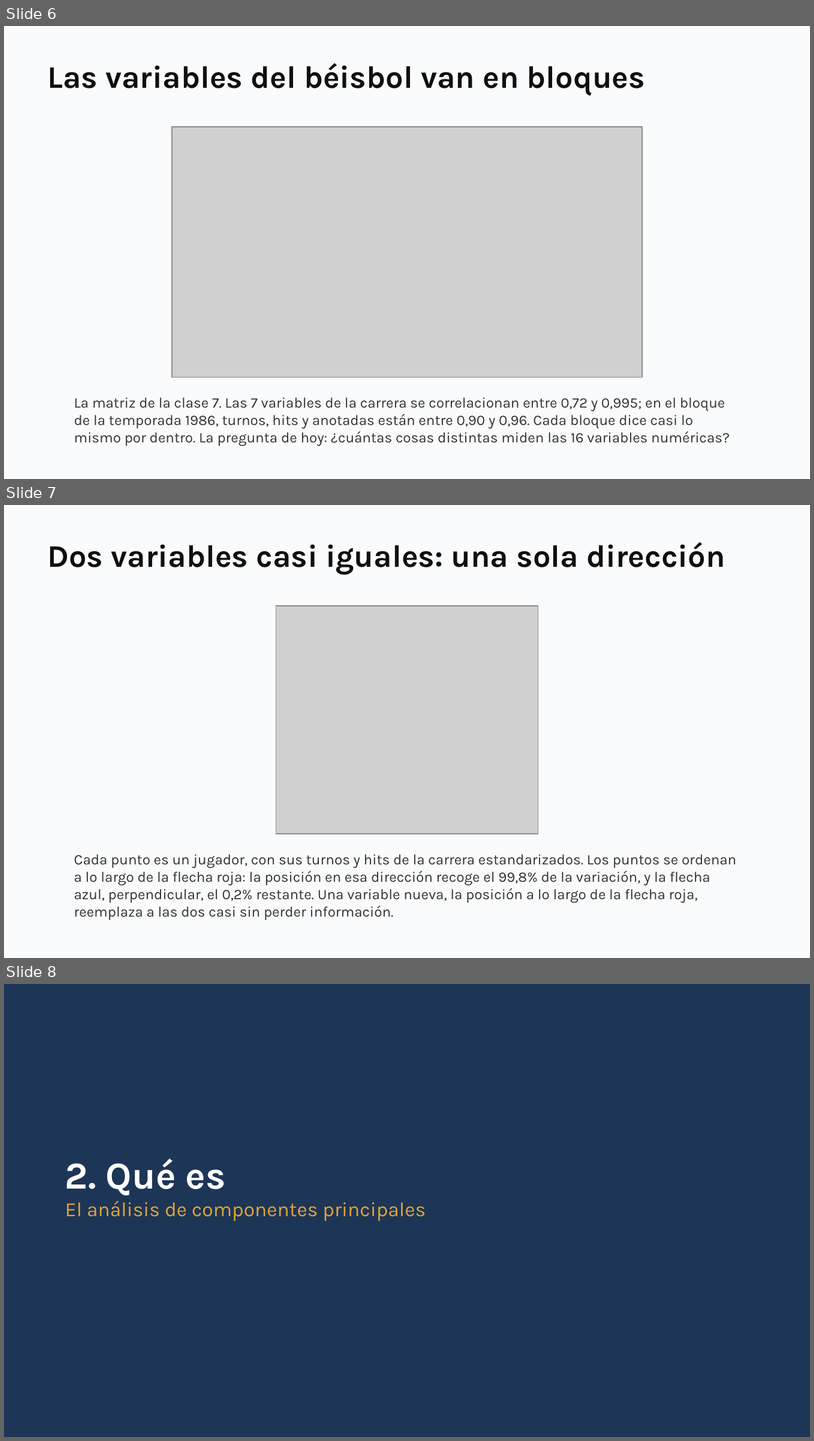
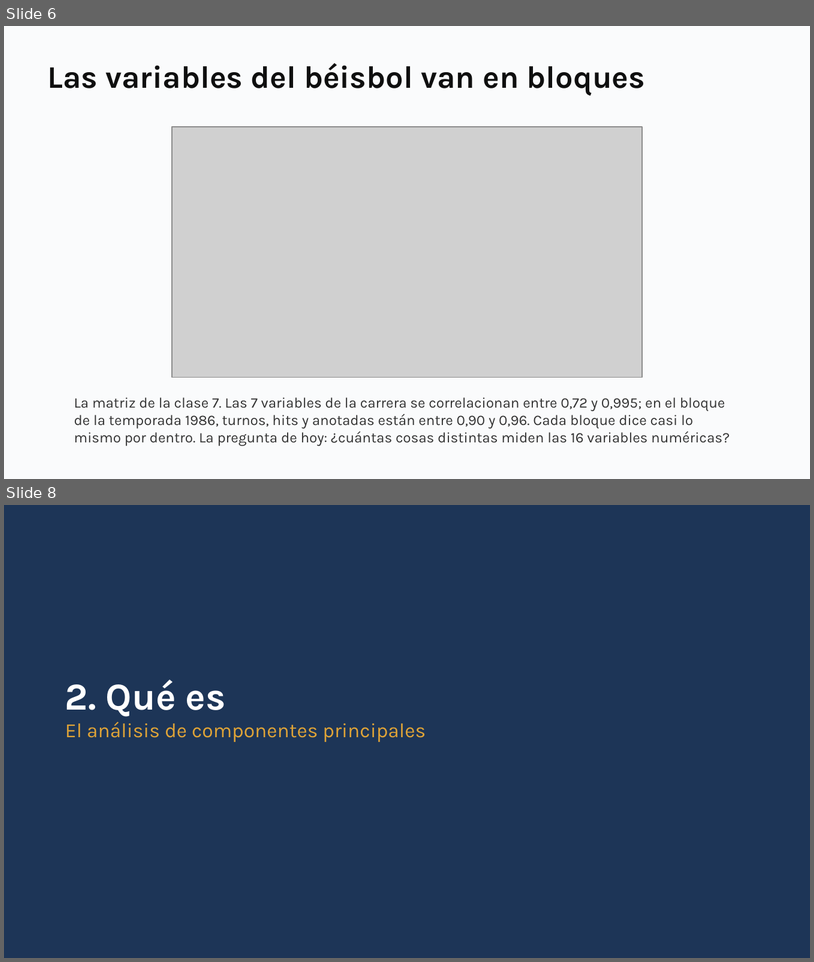
Before and after one commit to daniopitz/diplomado-cdd, a slide deck: presentaciones/clase08_componentes_principales.pptx. Shown one above the other, each under a label of ours: slides 6, 7 and 8 before the commit, slides 6 and 8 after it; the slides between them are not shown. The pictures are 814x1441 and 814x962 pixels, drawn with LibreOffice and Linux fonts; fonts in the diff are those of the drawing; grey boxes stand for pictures. Boxes give left, top, right and bottom in pixels: in the first picture for what was removed or moved away, otherwise in the second. Text is boxed around its words. In the diff, an @@ line names an element or a change of style, - is before the commit and + after.

```diff
--- a/presentaciones/clase08_componentes_principales.pptx
+++ b/presentaciones/clase08_componentes_principales.pptx
@@ slide 7 removed at (4, 505, 810, 958), background #FFFFFF @@
@@ rectangle removed at (4, 505, 810, 958) @@
@@ text removed at (47, 542, 726, 574) @@
-Dos variables casi iguales: una sola dirección
@@ picture removed at (276, 606, 539, 834) @@
@@ text removed at (74, 854, 737, 920) @@
-Cada punto es un jugador, con sus turnos y hits de la carrera estandarizados. Los puntos se ordenan a lo largo de la flecha roja: la posición en esa dirección recoge el 99,8% de la variación, y la flecha azul, perpendicular, el 0,2% restante. Una variable nueva, la posición a lo largo de la flecha roja, reemplaza a las dos casi sin perder información.
```
Also in this commit, not shown: 2 slides changed, 4 slides added, 3 other files.
